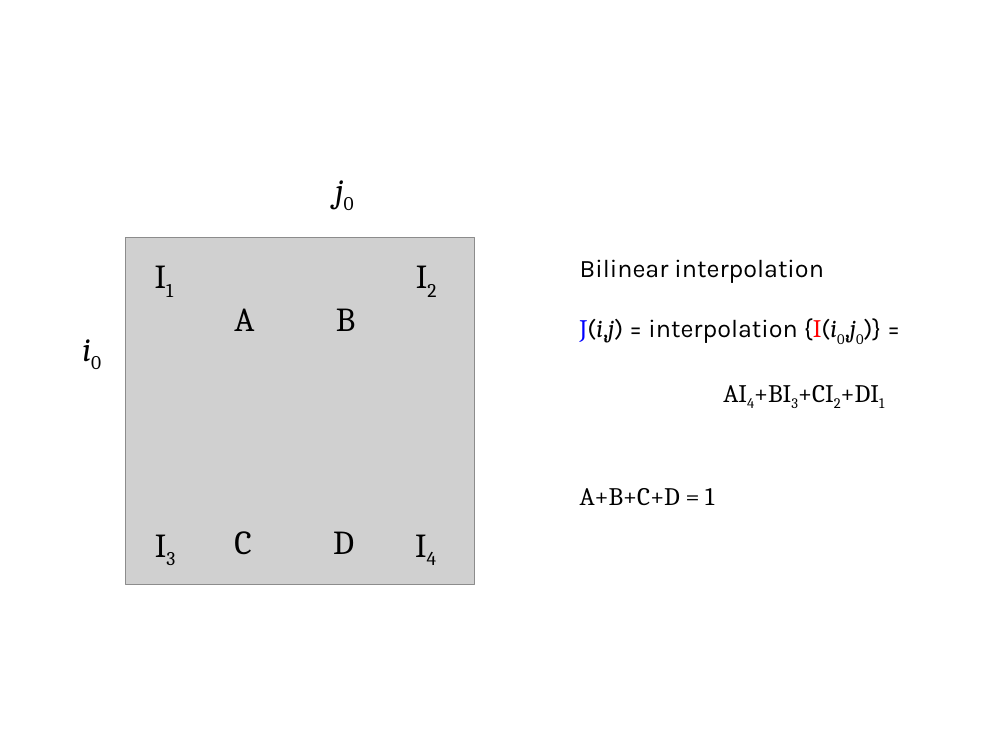
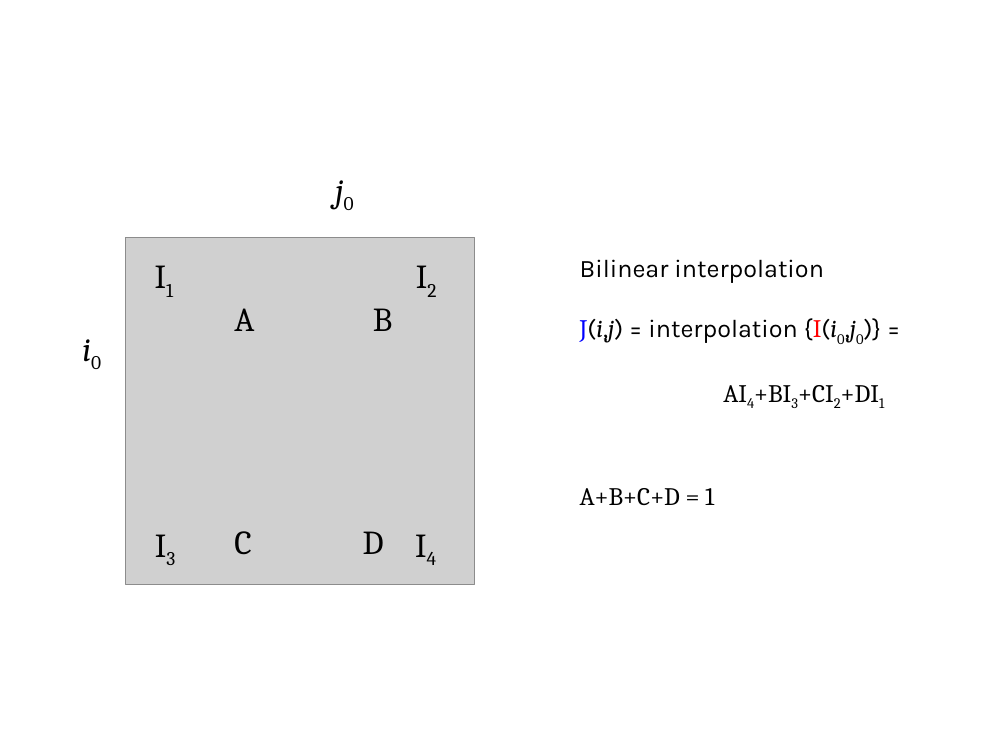
Before and after one commit to domingomery/imagenes, a slide deck: slide 13 of clases/Cap03_Mejoramiento_Espacio/presentations/IMG03_GeoTransformaciones.pptx. Drawn at 1008x756 pixels with LibreOffice and Linux fonts; fonts in the diff are those of the drawing; grey boxes stand for pictures. Boxes give left, top, right and bottom in pixels: in the first picture for what was removed or moved away, otherwise in the second. Text is boxed around its words. In the diff, an @@ line names an element or a change of style, - is before the commit and + after.

```diff
--- a/clases/Cap03_Mejoramiento_Espacio/presentations/IMG03_GeoTransformaciones.pptx
+++ b/clases/Cap03_Mejoramiento_Espacio/presentations/IMG03_GeoTransformaciones.pptx
@@ text "A B" rewrapped from [234, 308, 355, 555] to [234, 308, 392, 555] @@
```
Also in this commit, not shown: 1 other slide changed, 16 other files.
